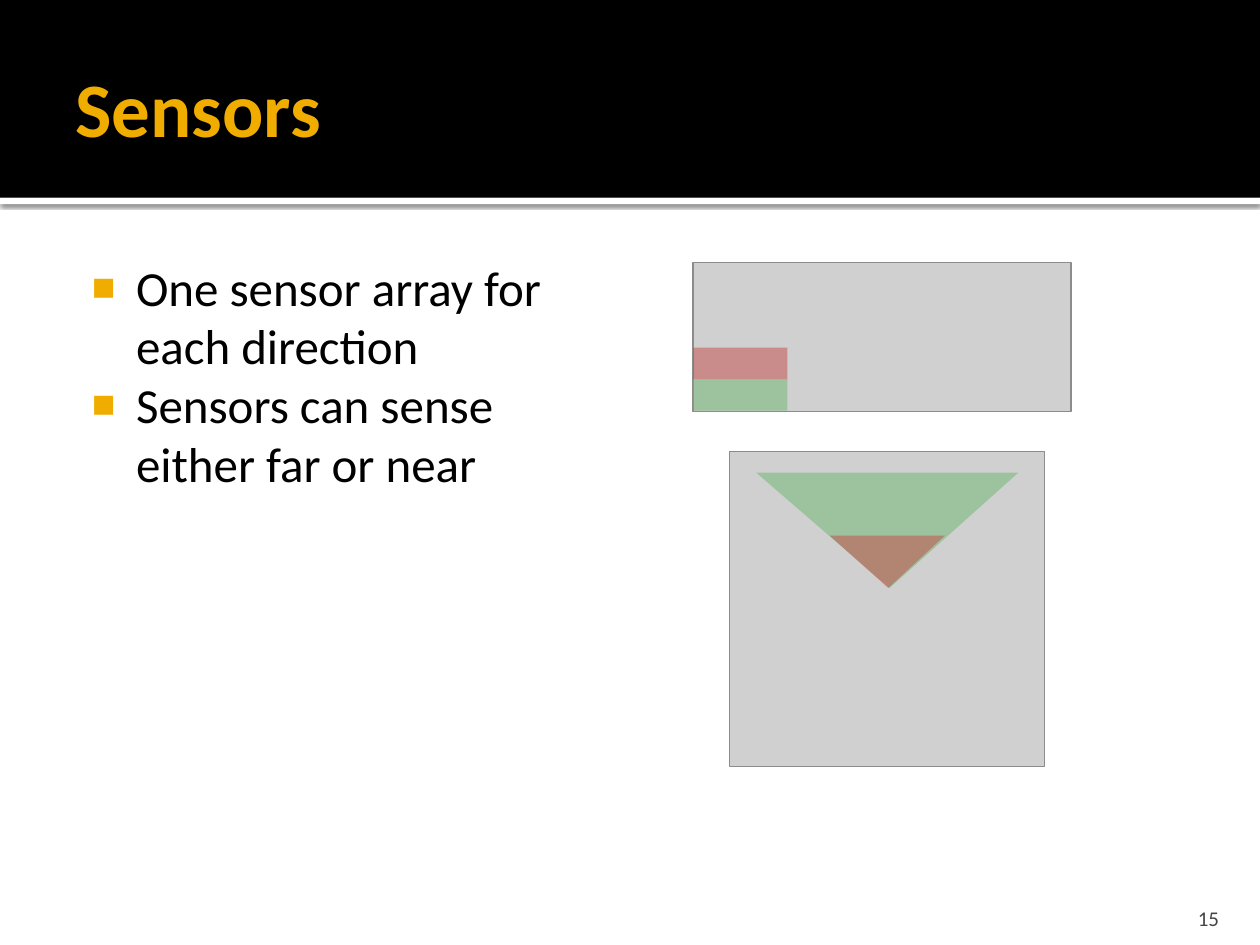
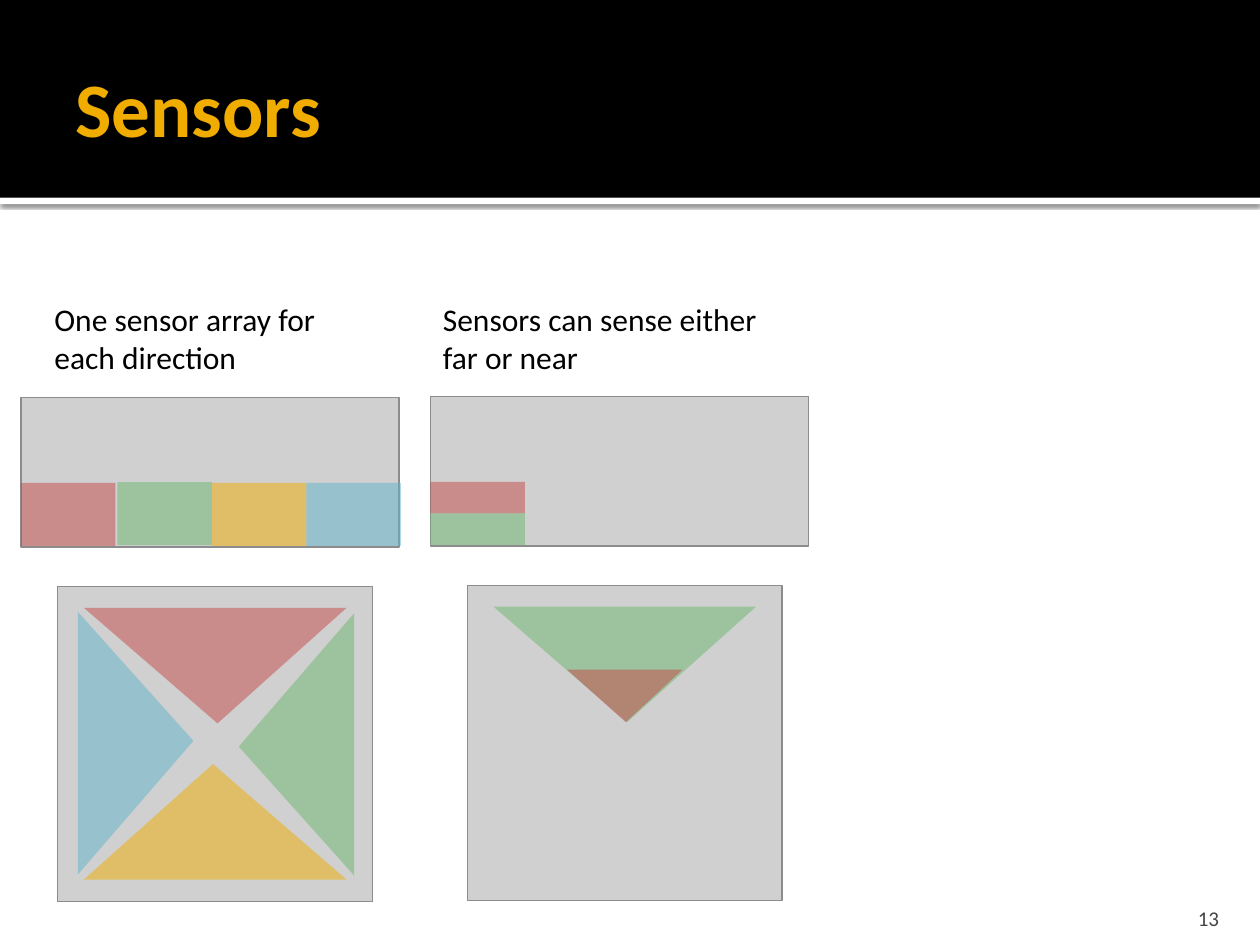
Before and after one commit to ClemensLode/GECCO-XCS-paper, a slide deck: slide 13 of Presentation/Adaption of XCS to Multi-Learner Predator.pptx (slide 15 before the commit). Drawn at 1260x945 pixels with LibreOffice and Linux fonts; fonts in the diff are those of the drawing; grey boxes stand for pictures. Boxes give left, top, right and bottom in pixels: in the first picture for what was removed or moved away, otherwise in the second. Text is boxed around its words. In the diff, an @@ line names an element or a change of style, - is before the commit and + after.

```diff
--- a/Presentation/Adaption of XCS to Multi-Learner Predator.pptx
+++ b/Presentation/Adaption of XCS to Multi-Learner Predator.pptx
@@ text removed at (136, 272, 541, 483) @@
-■ One sensor array for each direction
-■ Sensors can sense either far or near
@@ text added at (54, 309, 315, 370), 18 pt, text #000000 @@
+One sensor array for each direction
@@ text added at (443, 309, 757, 370), 18 pt, text #000000 @@
+Sensors can sense either far or near
@@ picture: place and size @@
-picture at (693, 262, 1071, 411)
+picture at (21, 398, 399, 547)
@@ picture added at (431, 397, 809, 546) @@
@@ rectangle: place and size @@
-rectangle at (693, 348, 788, 379)
+rectangle at (21, 483, 116, 546)
@@ rectangle: place and size @@
-rectangle at (693, 379, 788, 411)
+rectangle at (117, 483, 212, 546)
@@ rectangle added at (212, 483, 306, 546), fill #F0AD00 at 50% opacity @@
@@ rectangle added at (306, 483, 401, 546), fill #60B5CC at 50% opacity @@
@@ rectangle added at (431, 481, 525, 513), fill #C64847 at 50% opacity @@
@@ rectangle added at (431, 513, 525, 544), fill #6BB76D at 50% opacity @@
@@ picture: place and size @@
-picture at (730, 451, 1045, 766)
+picture at (58, 587, 373, 902)
@@ picture added at (467, 586, 782, 901) @@
@@ triangle added at (77, 612, 193, 874), fill #60B5CC at 50% opacity @@
@@ triangle: place and size @@
-triangle at (829, 536, 945, 588)
+triangle at (84, 607, 346, 723)
@@ triangle at (238, 614, 354, 876): rotation 180 to 270 degrees @@
@@ triangle added at (494, 606, 756, 722), fill #6BB76D at 50% opacity @@
@@ triangle added at (567, 669, 683, 722), fill #C64847 at 50% opacity @@
@@ triangle added at (84, 764, 346, 879), fill #F0AD00 at 50% opacity @@
@@ page number at (1198, 912, 1219, 926): text changed @@
-15
+13
```
Also in this commit, not shown: 18 other slides changed, 7 slides added, 34 slides removed, 1 other file.
